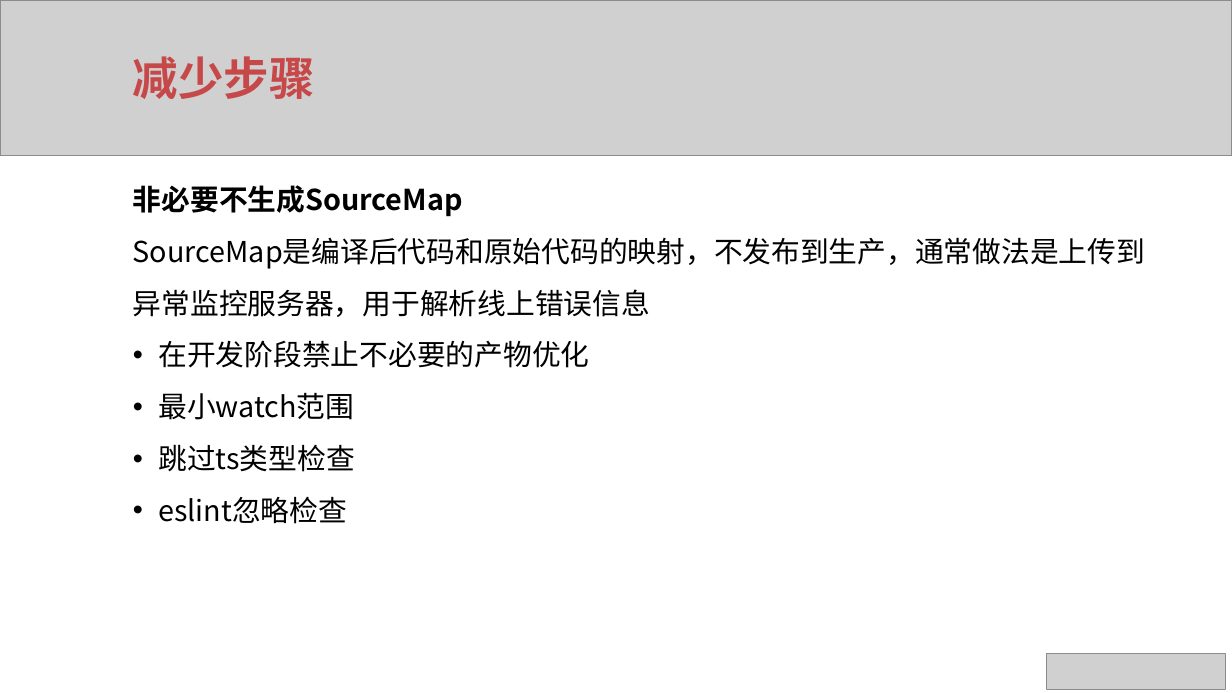
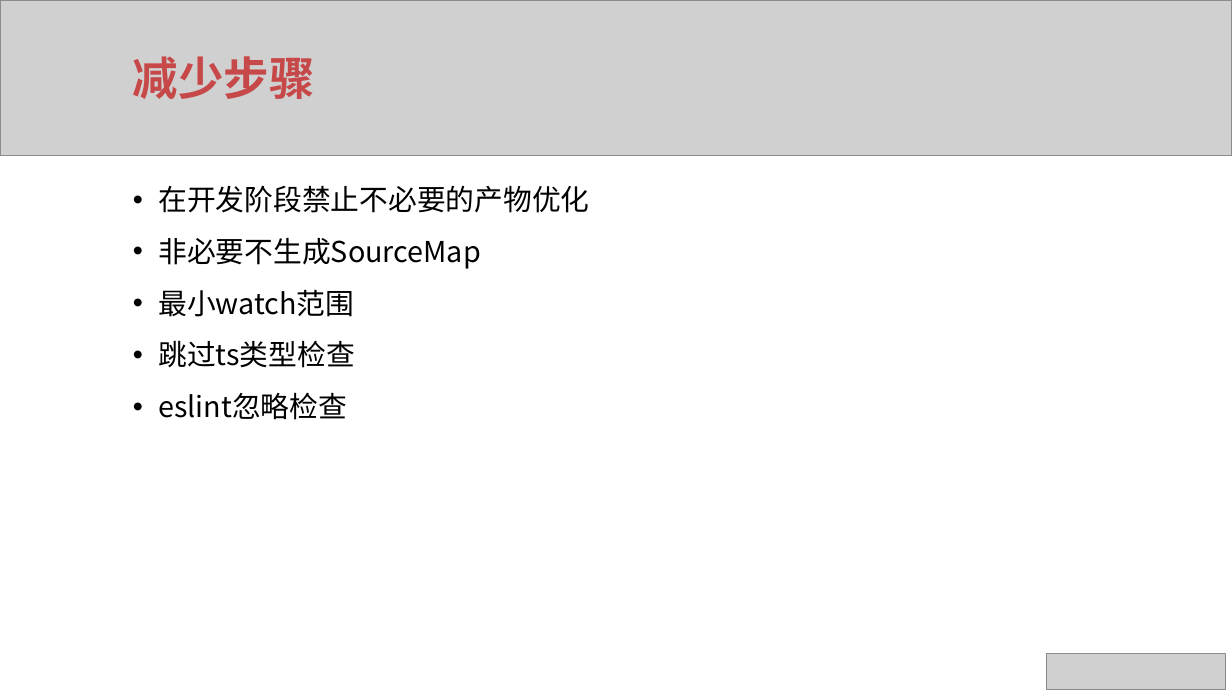
Before and after one commit to xuqunhai/python, a slide deck: slide 28 of rx/Vue项目最佳实践.pptx. Drawn at 1232x693 pixels with LibreOffice and Linux fonts; fonts in the diff are those of the drawing; grey boxes stand for pictures. Boxes give left, top, right and bottom in pixels: in the first picture for what was removed or moved away, otherwise in the second. Text is boxed around its words. In the diff, an @@ line names an element or a change of style, - is before the commit and + after.

```diff
--- a/rx/Vue项目最佳实践.pptx
+++ b/rx/Vue项目最佳实践.pptx
@@ text at [133, 185, 1145, 317]: paragraph removed @@
-非必要不生成SourceMap
-SourceMap是编译后代码和原始代码的映射，不发布到生产，通常做法是上传到异常监控服务器，用于解析线上错误信息
@@ text at [158, 238, 481, 269]: paragraph added @@
+• 非必要不生成SourceMap
```
Also in this commit, not shown: 2 other slides changed, 1 other file.
